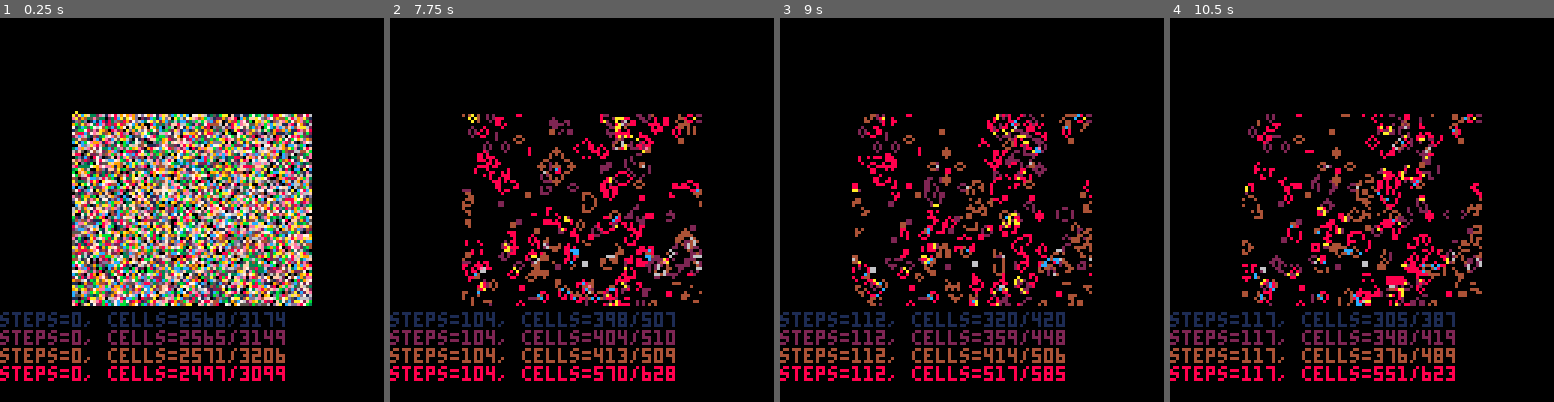
Above: before the commit, frames 1-4 (left to right).
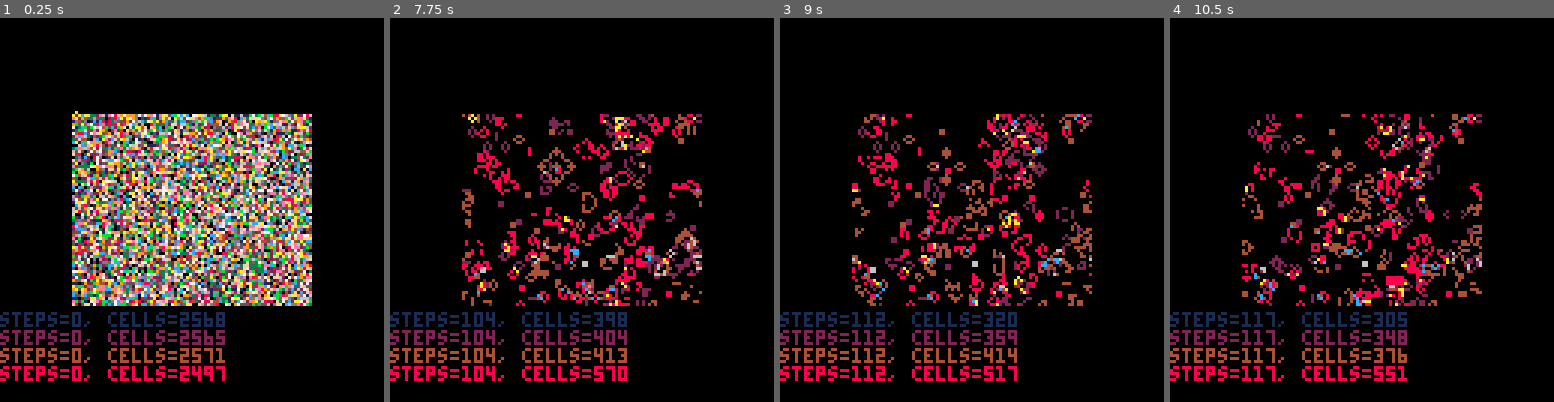
Above: after the commit, the same moments.

Repository: erwinbonsma/PicoGarden
Game: PICO-8 cartridge picogarden.p8
Same seed, same stepped clock (60 frames per second), same inputs: the game is played once before the commit and once after it.
Inputs:
- Up to frame 1 (0.25 s): no input
- Up to frame 2 (7.75 s): tap O (Z key) at 0.33, 0.7, 1.43, 2.22, 3.1, 3.98, 4.87, 5.75, 6.63, 7.52 s; tap X (X key) at 1.07, 2.07, 2.4, 2.73, 3.07, 3.4, 3.73, 4.07, 4.4, 4.73, 5.07, 5.4, 5.73, 6.07, 6.4, 6.73, 7.07, 7.4, 7.73 s; hold Left 1.97-2.37 s; hold Down 2.42-2.82 s; hold Right 2.87-3.53 s; hold Up 3.58-4.08 s; hold Right 4.13-4.53 s; hold Down 4.58-5.08 s; hold Left 5.13-5.8 s; hold Up 5.85-6.18 s; hold Left 6.23-6.63 s; hold Down 6.68-7.08 s; hold Right from 7.13 s (still down)
- Up to frame 3 (9 s): release Right at 7.8 s; hold Up 7.85-8.35 s; tap X (X key) at 8.07, 8.4, 8.73 s; hold Right 8.4-8.8 s; tap O (Z key) at 8.4 s; hold Down from 8.85 s (still down)
- Up to frame 4 (10.5 s): tap X (X key) every 0.33 s from 9.07 to 10.4 s; tap O (Z key) at 9.28, 10.17 s; release Down at 9.35 s; hold Left 9.4-10.07 s; hold Up 10.12-10.45 s

The runs differ from the first frame. In frame 1, 1.1% of the frame differs, in the area x 59-75%, y 76-95%; in frame 2, 0.9%; in frame 3, 0.9%; in frame 4, 0.9%.

Commit message:
Minor code clean-up

Diff:
--- a/picogarden.p8
+++ b/picogarden.p8
@@ -1,6 +1,10 @@
 pico-8 cartridge // http://www.pico-8.com
 version 32
 __lua__
+params={}
+params.max_decay_find_attempts=32
+params.num_decay_death_ticks=100
+
 bit0=0x0.0001
 
 function count_bits(val)
@@ -443,13 +447,13 @@
 
 function decay:find_target()
  local specs=self.ca.specs
- for i=1,32 do
+ for i=1,params.max_decay_find_attempts do
   local x=flr(rnd(specs.w))
   local y=flr(rnd(specs.h))
 
   if self.ca:get(x,y) then
-   printh("found target on attempt "
-    ..i)
+   --printh("found target on attempt "
+   -- ..i)
    self.x=x
    self.y=y
    self.count=1
@@ -481,13 +485,12 @@
    self.ca:get(self.x,self.y)
   then
    self.count+=1
-   if self.count==100 then
-    printh("destroying target")
+   if self.count==params.num_decay_death_ticks then
     self:destroy_target()
    end
   else
-   printh("target changed after "
-    ..self.count.." steps")
+   --printh("target changed after "
+   -- ..self.count.." steps")
    self.count=-1
   end
  end
@@ -592,12 +595,9 @@
   end
 	 local ncells=state.bitcounter
    :count_ca_bits(gol)
-  local ncells2=state.bitcounter
-   :count_bits(gol.bitgrid)
   print(
    "steps="..gol.steps
-   ..", cells="..ncells
-   .."/"..ncells2,
+   ..", cells="..ncells,
    0,60+32+i*6,1<<(i-1)
   )
  end
